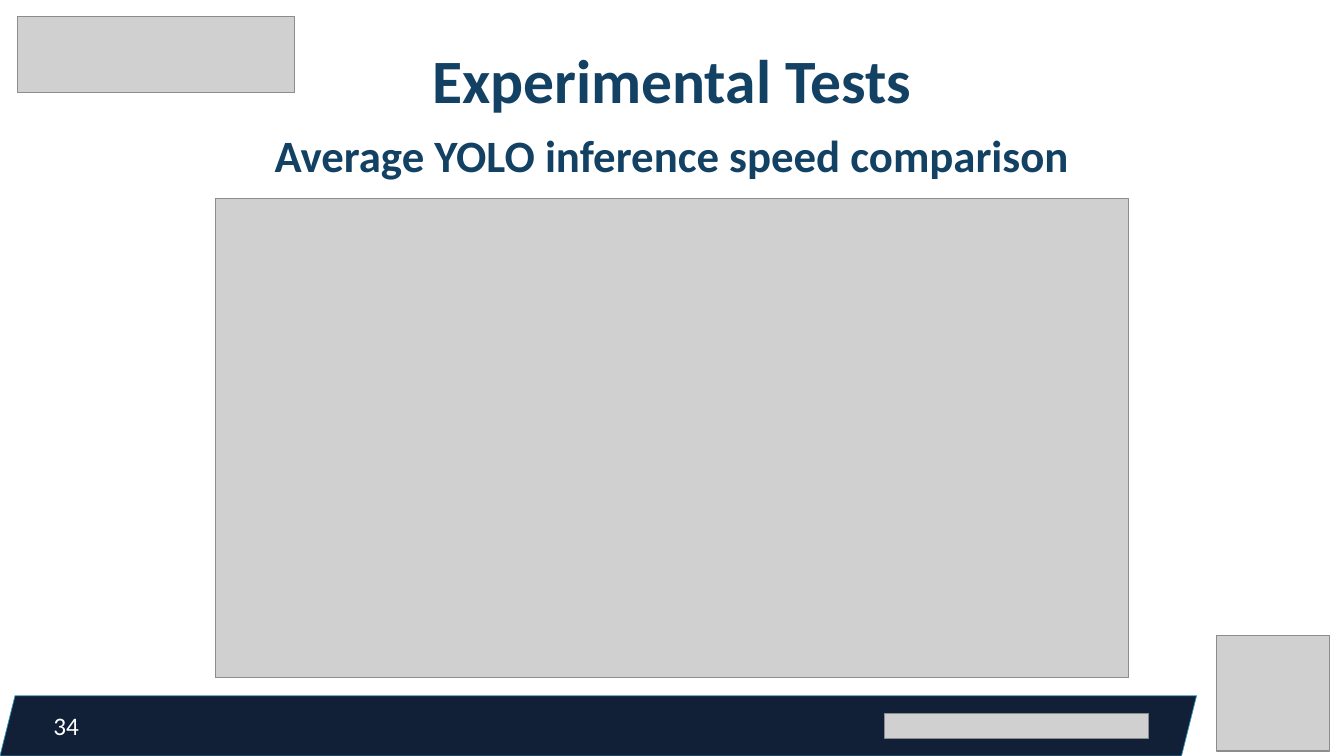
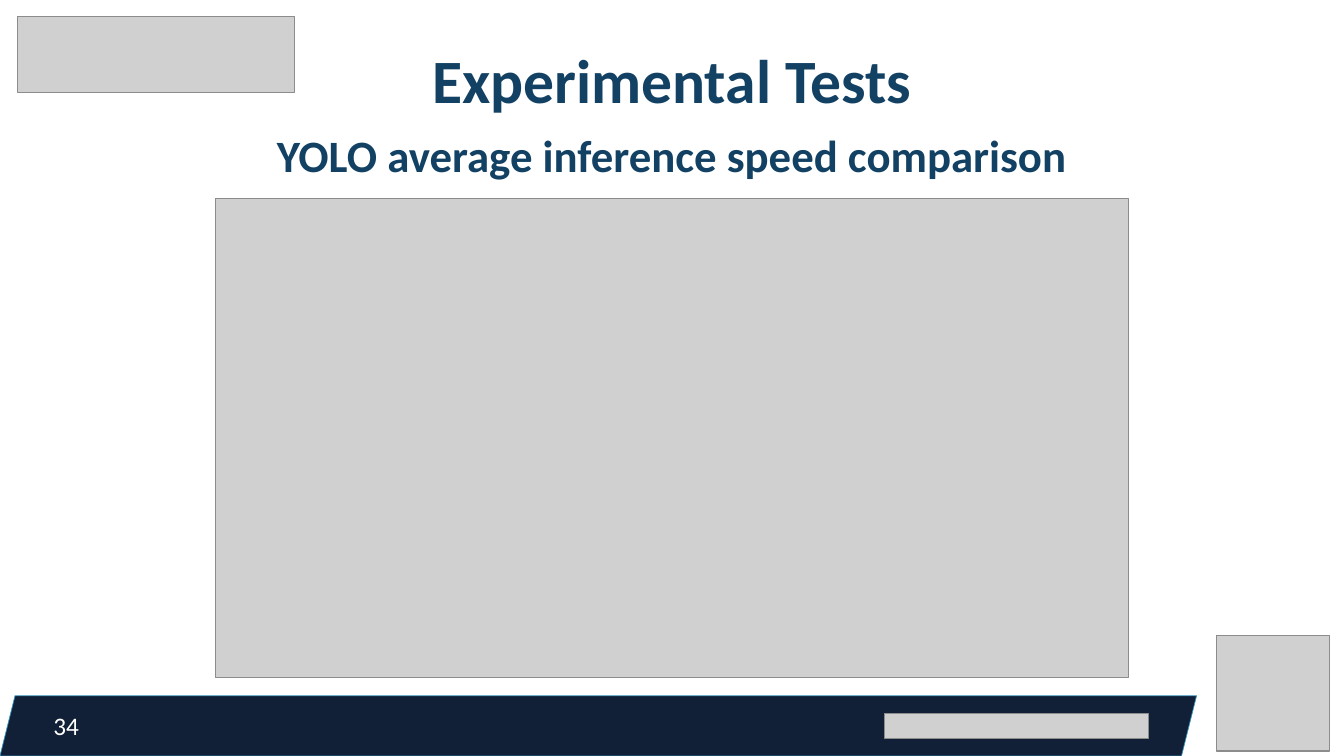
Before and after one commit to federicorossifr/eupilot-cini-mandown, a slide deck: slide 34 of pp_12_01_23.pptx. Drawn at 1344x756 pixels with LibreOffice and Linux fonts; fonts in the diff are those of the drawing; grey boxes stand for pictures. Boxes give left, top, right and bottom in pixels: in the first picture for what was removed or moved away, otherwise in the second. Text is boxed around its words. In the diff, an @@ line names an element or a change of style, - is before the commit and + after.

```diff
--- a/pp_12_01_23.pptx
+++ b/pp_12_01_23.pptx
@@ text at (277, 140, 1066, 180): text changed @@
-Average YOLO inference speed comparison
+YOLO average inference speed comparison
```
Also in this commit, not shown: 4 other slides changed, 1 other file.
